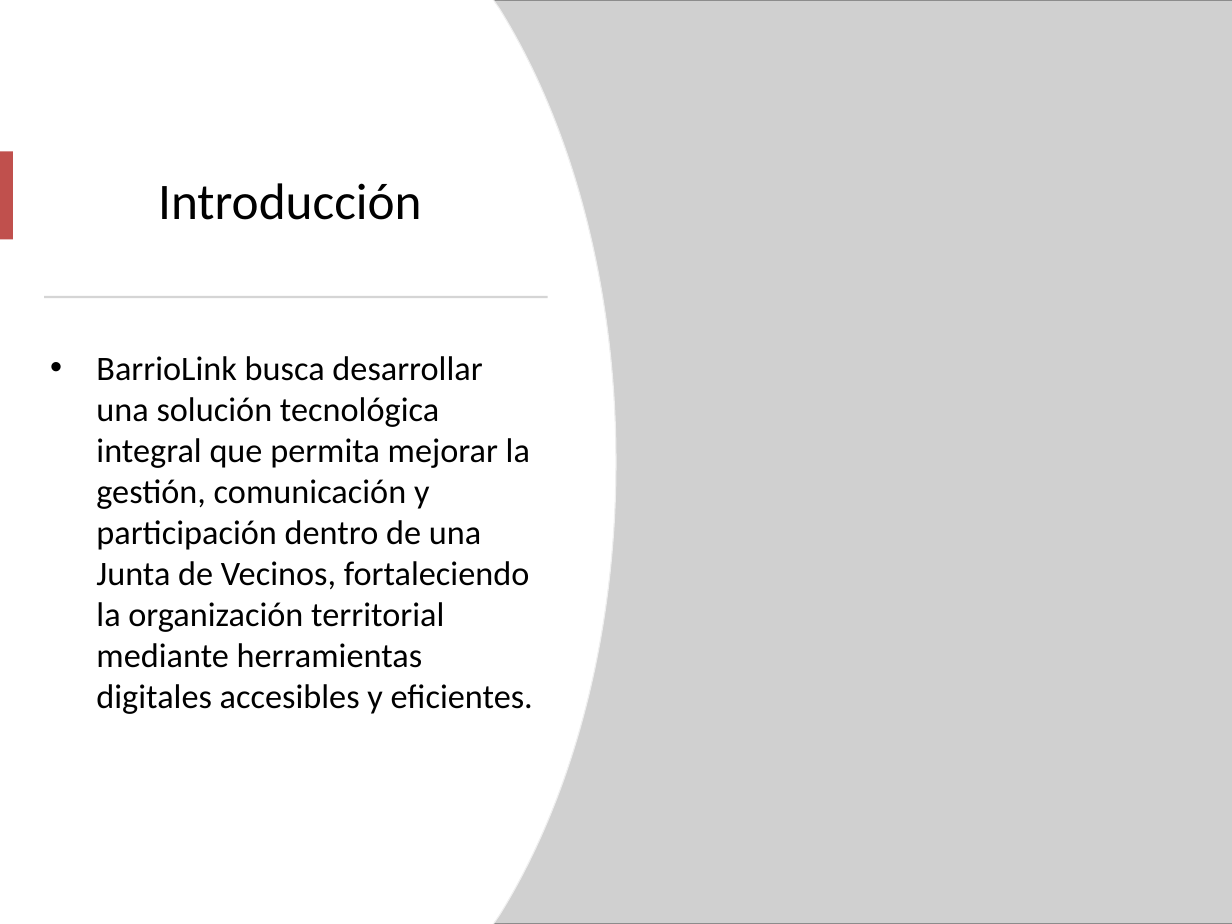
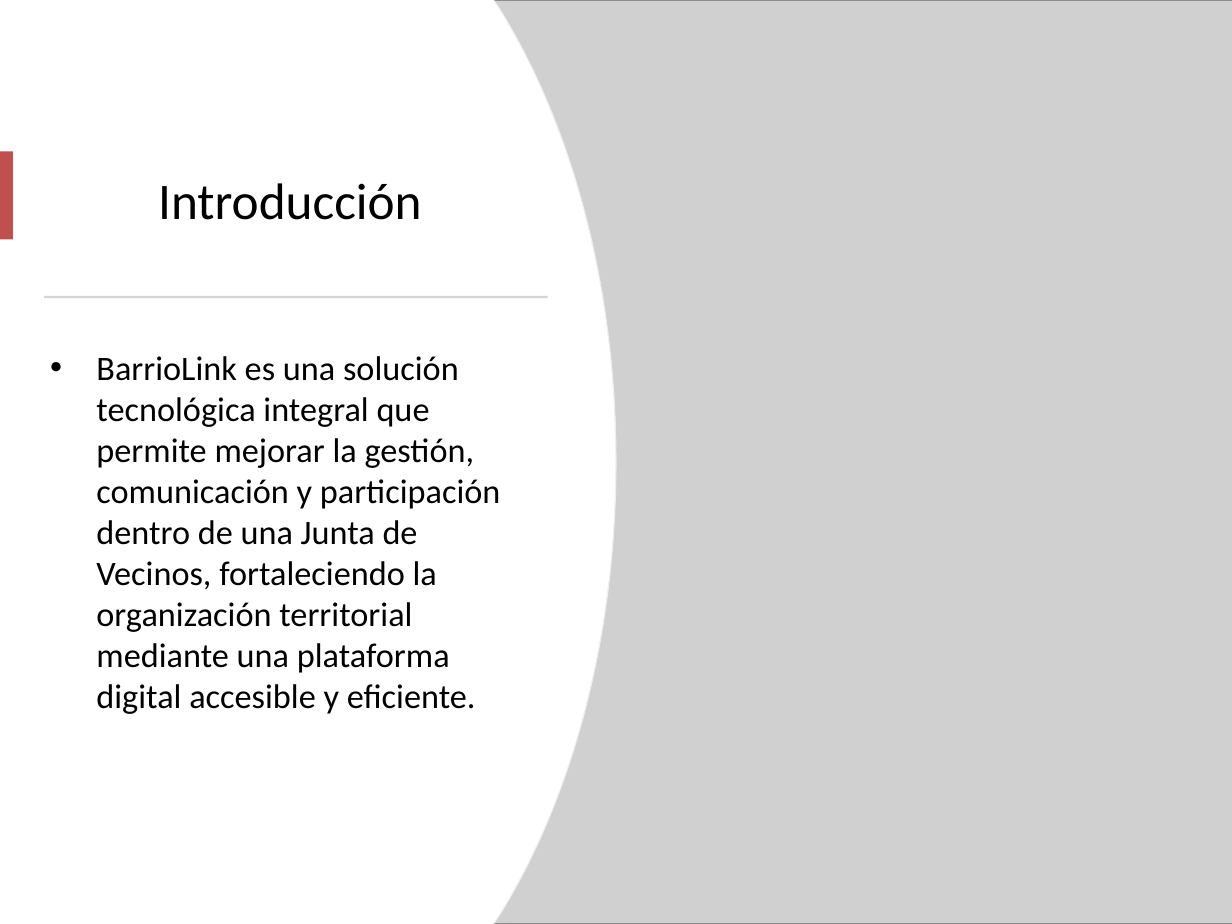
Before and after one commit to DalizC/PTY4614, a slide deck: slide 1 of Equipo 09/Fase 2/Evidencias Proyecto/Presentacion.pptx. Drawn at 1232x924 pixels with LibreOffice and Linux fonts; fonts in the diff are those of the drawing; grey boxes stand for pictures. Boxes give left, top, right and bottom in pixels: in the first picture for what was removed or moved away, otherwise in the second. Text is boxed around its words. In the diff, an @@ line names an element or a change of style, - is before the commit and + after.

```diff
--- a/Equipo 09/Fase 2/Evidencias Proyecto/Presentacion.pptx
+++ b/Equipo 09/Fase 2/Evidencias Proyecto/Presentacion.pptx
@@ text at (96, 356, 501, 714): text changed @@
-• BarrioLink busca desarrollar una solución tecnológica integral que permita mejorar la gestión, comunicación y participación dentro de una Junta de Vecinos, fortaleciendo la organización territorial mediante herramientas digitales accesibles y eficientes.
+• BarrioLink es una solución tecnológica integral que permite mejorar la gestión, comunicación y participación dentro de una Junta de Vecinos, fortaleciendo la organización territorial mediante una plataforma digital accesible y eficiente.
```
Also in this commit, not shown: 4 other slides changed.
